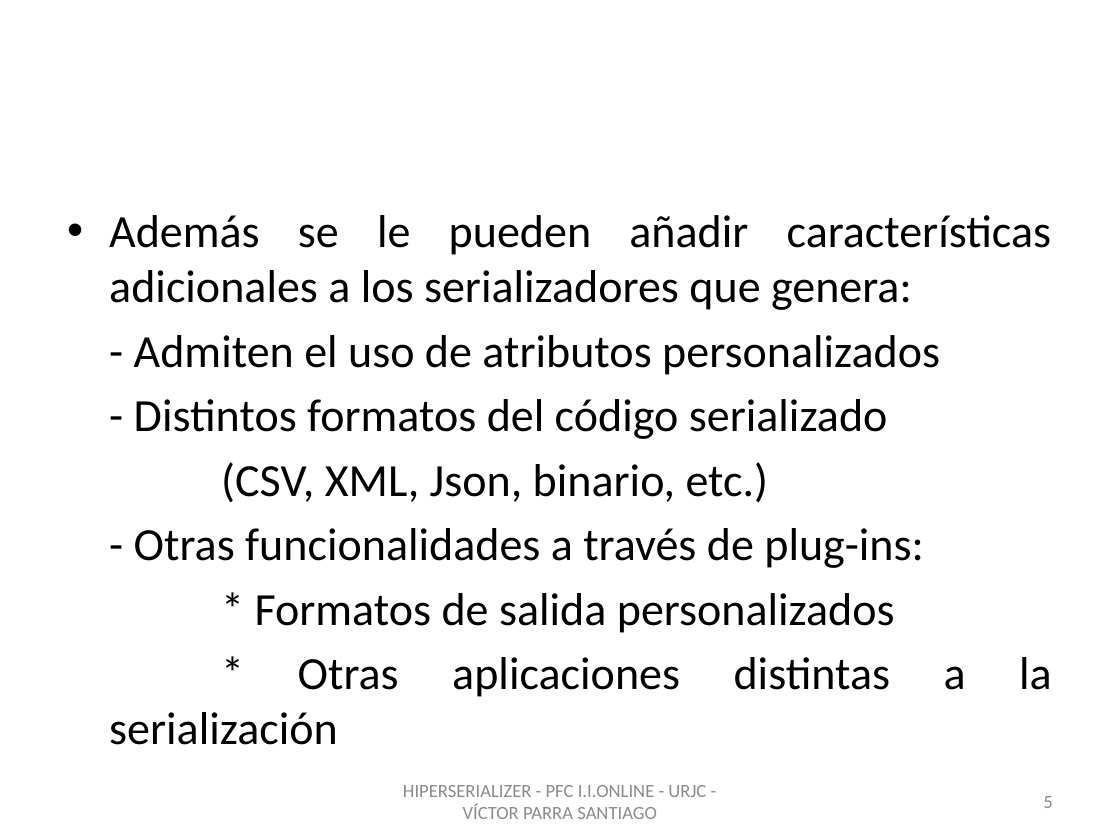
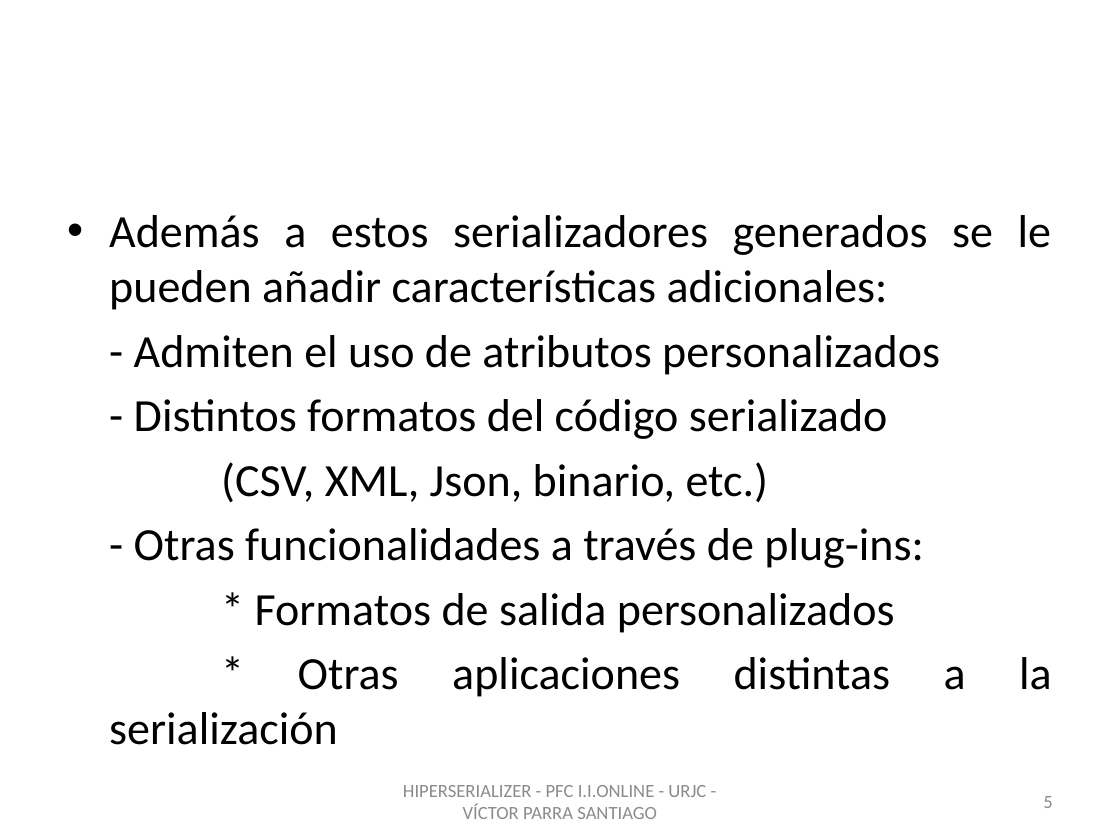
Before and after one commit to vitiparra/ProyectoFinDeCarrera, a slide deck: slide 5 of Memoria/HiperSerializer.pptx. Drawn at 1120x840 pixels with LibreOffice and Linux fonts; fonts in the diff are those of the drawing; background and template pictures are left out. Boxes give left, top, right and bottom in pixels: in the first picture for what was removed or moved away, otherwise in the second. Text is boxed around its words. In the diff, an @@ line names an element or a change of style, - is before the commit and + after.

```diff
--- a/Memoria/HiperSerializer.pptx
+++ b/Memoria/HiperSerializer.pptx
@@ text at box(109, 215, 1051, 310): text changed @@
-• Además se le pueden añadir características adicionales a los serializadores que genera:
+• Además a estos serializadores generados se le pueden añadir características adicionales:
```
Also in this commit, not shown: 9 other slides changed, 2 slides added, 1 other file.
